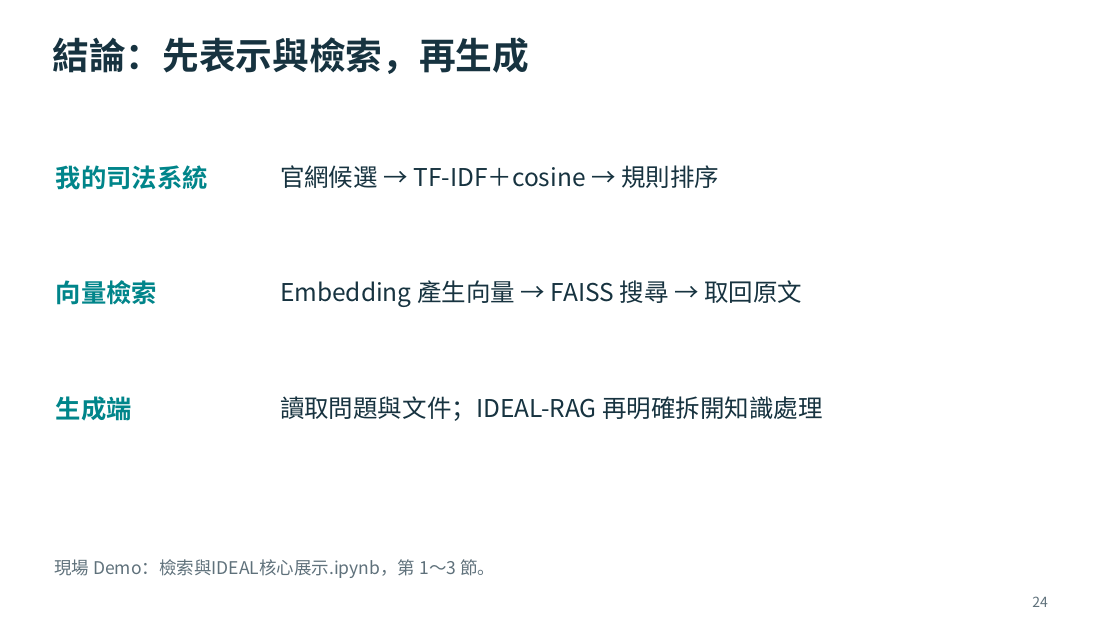
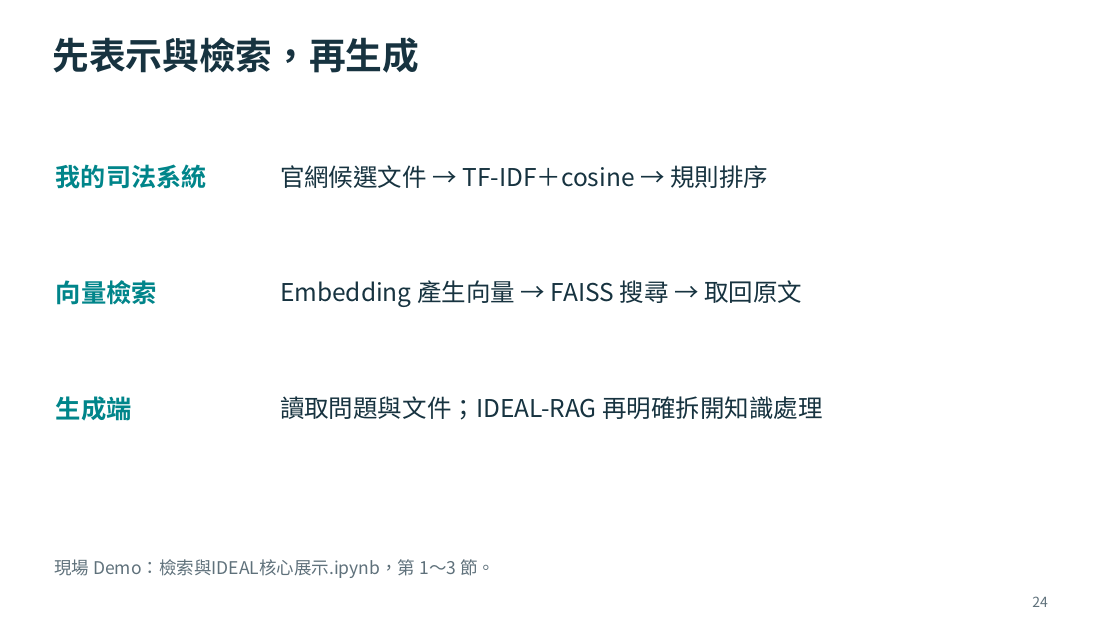
Before and after one commit to OohelloworldoO/Paper-Reading-Notes, a slide deck: slide 34 of 2026/1012-TF-IDF/RAG_檢索工具與TFIDF實作_Meeting.pptx (slide 24 before the commit). Drawn at 1120x630 pixels with LibreOffice and Linux fonts; fonts in the diff are those of the drawing. Boxes give left, top, right and bottom in pixels: in the first picture for what was removed or moved away, otherwise in the second. Text is boxed around its words. In the diff, an @@ line names an element or a change of style, - is before the commit and + after.

```diff
--- a/2026/1012-TF-IDF/RAG_檢索工具與TFIDF實作_Meeting.pptx
+++ b/2026/1012-TF-IDF/RAG_檢索工具與TFIDF實作_Meeting.pptx
@@ text at (52, 37, 419, 73): text changed @@
-結論：先表示與檢索，再生成
+先表示與檢索，再生成
@@ text "我的司法系統" at (56, 164, 206, 189): size 21.8 to 21.5 pt @@
@@ text at (280, 165, 768, 188): text changed @@
-官網候選 → TF-IDF＋cosine → 規則排序
+官網候選文件 → TF-IDF＋cosine → 規則排序
```
Also in this commit, not shown: 10 other slides changed, 20 slides added, 10 slides removed, 1 other file.
